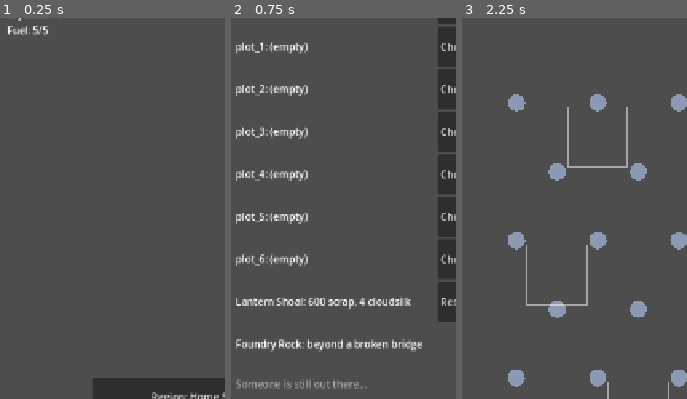
Above: before the commit, frames 1-3 (left to right).
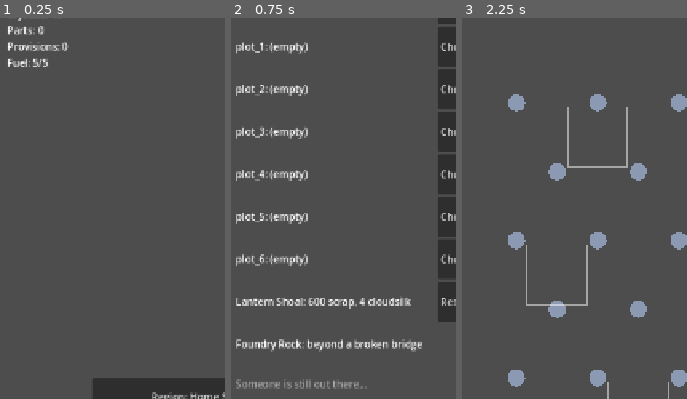
Above: after the commit, the same moments.

Repository: Graydyn/windfall-isle
Game: Godot game, scene res://game/main.tscn
Two runs of this game, one before a commit and one after it. Both use one fixed random seed, a clock stepped at 60 frames per second and the inputs below.
Inputs:
- Up to frame 1 (0.25 s): no input
- Up to frame 2 (0.75 s): click "Island" at 0.5 s
- Up to frame 3 (2.25 s): click "Back" at 1.25 s; click "Launch Expedition" at 2 s
The pictures show only the part of the screen within x 2-52%, y 12-62%; the shares and areas given below are measured in that part.

The runs differ from the first frame. In frame 1, 0.8% of the frame differs, in the area x 3-31%, y 2-13%; in frame 2, nothing differs; in frame 3, nothing differs.

Commit message:
feat: conversion batches on the island screen; new balances on main
Co-Authored-By: Claude Fable 5 <noreply@anthropic.com>

Diff:
--- a/game/base/island_screen.gd
+++ b/game/base/island_screen.gd
@@ -69,6 +69,14 @@
 			parts.append("u")
 		else:
 			parts.append("@" + CrewModel.building_of(GameState.data, crew_id))
+	for id in DataDefs.buildings.get("defs", {}):
+		if not ((DataDefs.buildings["defs"] as Dictionary)[id] as Dictionary).has("recipe"):
+			continue
+		var convert_id := "convert_" + String(id)
+		if TimerService.active_timers().has(convert_id):
+			parts.append("cd" if TimerService.is_done(convert_id, now) else "cr")
+		else:
+			parts.append("ci")
 	return ",".join(parts)
 
 
@@ -142,6 +150,23 @@
 			build.text = "Build"
 			build.pressed.connect(_on_build_pressed.bind(plot))
 			row.add_child(build)
+		var occupant := ""
+		if island.get("plots", {}).has(plot):
+			occupant = String((island["plots"][plot] as Dictionary).get("building", ""))
+		if occupant != "" and not ConvertModel.recipe(DataDefs.buildings, occupant).is_empty():
+			var convert_id := "convert_" + occupant
+			if TimerService.active_timers().has(convert_id):
+				if TimerService.is_done(convert_id, now):
+					var batch := Button.new()
+					batch.text = "Collect (%s)" % _cost_text(ConvertModel.outputs_for(DataDefs.buildings, island, occupant))
+					batch.pressed.connect(_on_batch_collect_pressed.bind(occupant))
+					row.add_child(batch)
+			else:
+				var start_batch := Button.new()
+				start_batch.text = _batch_button_text(occupant)
+				start_batch.disabled = not ConvertModel.can_start(GameState.data, DataDefs.buildings, Economy, TimerService, occupant)
+				start_batch.pressed.connect(_on_batch_start_pressed.bind(occupant))
+				row.add_child(start_batch)
 		rows.add_child(row)
 	for row_v in IsletModel.islets(DataDefs.islets):
 		var islet := row_v as Dictionary
@@ -219,6 +244,9 @@
 		var worker := CrewModel.crew_at(GameState.data, String(entry["building"]))
 		if worker != "":
 			text += ", %s working" % String(CrewModel.entry(DataDefs.crew, worker).get("name", worker))
+		var convert_id := "convert_" + String(entry["building"])
+		if TimerService.active_timers().has(convert_id) and not TimerService.is_done(convert_id, now):
+			text += "  (batch %ds)" % TimerService.remaining(convert_id, now)
 		if String(entry["building"]) == "observatory" and int(entry["level"]) >= 1:
 			text += "\n    %s" % String(def.get("teaser", ""))
 		return text
@@ -272,6 +300,30 @@
 	return "Assign: %s" % String(def.get("name", building))
 
 
+func _batch_button_text(building_id: String) -> String:
+	var conversion := ConvertModel.recipe(DataDefs.buildings, building_id)
+	var inputs: Dictionary = conversion.get("inputs", {})
+	var display := String(conversion.get("name", building_id))
+	if inputs.is_empty():
+		return display
+	return "%s (%s)" % [display, _cost_text(inputs)]
+
+
+func _on_batch_start_pressed(building_id: String) -> void:
+	if ConvertModel.start_batch(GameState.data, DataDefs.buildings, Economy, TimerService, building_id, TimeUtil.now(), DataDefs.crew):
+		GameState.save_game()
+	_rebuild()
+
+
+func _on_batch_collect_pressed(building_id: String) -> void:
+	var payload := TimerService.collect("convert_" + building_id, TimeUtil.now())
+	if payload.is_empty():
+		return
+	ConvertModel.complete_batch(GameState.data, DataDefs.buildings, Economy, payload)
+	GameState.save_game()
+	_rebuild()
+
+
 func _on_assign_pressed(crew_id: String) -> void:
 	var options: Array = CrewModel.workable(DataDefs.crew)
 	var now := TimeUtil.now()
--- a/game/main.gd
+++ b/game/main.gd
@@ -24,11 +24,13 @@
 func _refresh() -> void:
 	var now := TimeUtil.now()
 	var fuel: Dictionary = GameState.data["fuel"]
-	debug_label.text = "Scrap: %d\nCloudsilk: %d\nBrasswork: %d\nCrystals: %d\nFuel: %d/%d" % [
+	debug_label.text = "Scrap: %d\nCloudsilk: %d\nBrasswork: %d\nCrystals: %d\nParts: %d\nProvisions: %d\nFuel: %d/%d" % [
 		Economy.balance("scrap"),
 		Economy.balance("cloudsilk"),
 		Economy.balance("brasswork"),
 		Economy.balance("crystals"),
+		Economy.balance("parts"),
+		Economy.balance("provisions"),
 		FuelModel.current(fuel, now),
 		int(fuel["cap"]),
 	]
--- a/tests/test_island_screen.gd
+++ b/tests/test_island_screen.gd
@@ -326,3 +326,51 @@
 	var scrap_before := Economy.balance("scrap")
 	screen._on_gardens_pressed()
 	assert_eq(Economy.balance("scrap"), scrap_before + 30, "20/hour x 1.5 specialist")
+
+func with_smeltery(level: int) -> void:
+	GameState.data["island"]["plots"]["plot_1"] = {"building": "smeltery", "level": level}
+	GameState.data["currencies"]["scrap"] = 2000
+	screen._rebuild()
+
+
+func test_batch_start_pays_and_starts() -> void:
+	with_smeltery(1)
+	screen._on_batch_start_pressed("smeltery")
+	assert_true(TimerService.active_timers().has("convert_smeltery"))
+	assert_eq(Economy.balance("scrap"), 2000 - 40)
+
+func test_batch_collect_credits_scaled_outputs() -> void:
+	with_smeltery(2)
+	screen._on_batch_start_pressed("smeltery")
+	TimerService._state.data["timers"]["convert_smeltery"]["ends_at"] = 0
+	screen._on_batch_collect_pressed("smeltery")
+	assert_eq(Economy.balance("parts"), 2, "level 2 pays double")
+	assert_false(TimerService.active_timers().has("convert_smeltery"))
+
+func test_batch_start_persists() -> void:
+	with_smeltery(1)
+	screen._on_batch_start_pressed("smeltery")
+	var saved := SaveIO.new(TEST_SAVE).read()
+	assert_true((saved["timers"] as Dictionary).has("convert_smeltery"),
+		"a paid batch must survive an OS kill")
+
+func test_running_batch_joins_the_signature_and_row_text() -> void:
+	with_smeltery(1)
+	screen._refresh_tick()
+	var idle_signature: String = screen._last_signature
+	screen._on_batch_start_pressed("smeltery")
+	screen._refresh_tick()
+	assert_ne(screen._last_signature, idle_signature, "a starting batch is structural")
+	var running_signature: String = screen._last_signature
+	assert_string_contains(screen._row_text("plot_1", GameState.data["island"], TimeUtil.now()), "batch",
+		"the countdown rides the row label")
+	TimerService._state.data["timers"]["convert_smeltery"]["ends_at"] = 0
+	screen._refresh_tick()
+	assert_ne(screen._last_signature, running_signature, "done is structural: Collect must appear")
+
+func test_zero_input_gardens_batch_starts_broke() -> void:
+	GameState.data["island"]["plots"]["plot_2"] = {"building": "gardens", "level": 1}
+	GameState.data["currencies"]["scrap"] = 0
+	screen._rebuild()
+	screen._on_batch_start_pressed("gardens")
+	assert_true(TimerService.active_timers().has("convert_gardens"))
--- a/tests/test_main_boot.gd
+++ b/tests/test_main_boot.gd
@@ -104,3 +104,7 @@
 
 func test_debug_label_shows_brasswork() -> void:
 	assert_string_contains(main.get_node("DebugLabel").text, "Brasswork: ")
+
+func test_debug_label_shows_parts_and_provisions() -> void:
+	assert_string_contains(main.get_node("DebugLabel").text, "Parts: ")
+	assert_string_contains(main.get_node("DebugLabel").text, "Provisions: ")
